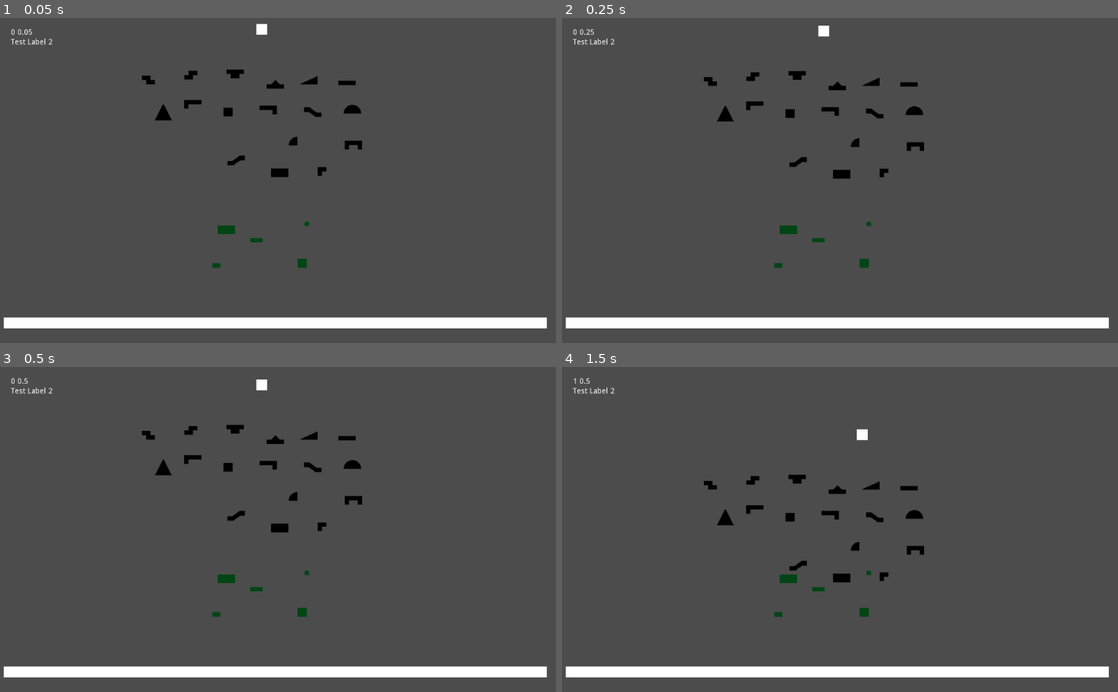
Above: before the commit, frames 1-4 (two rows, left to right).
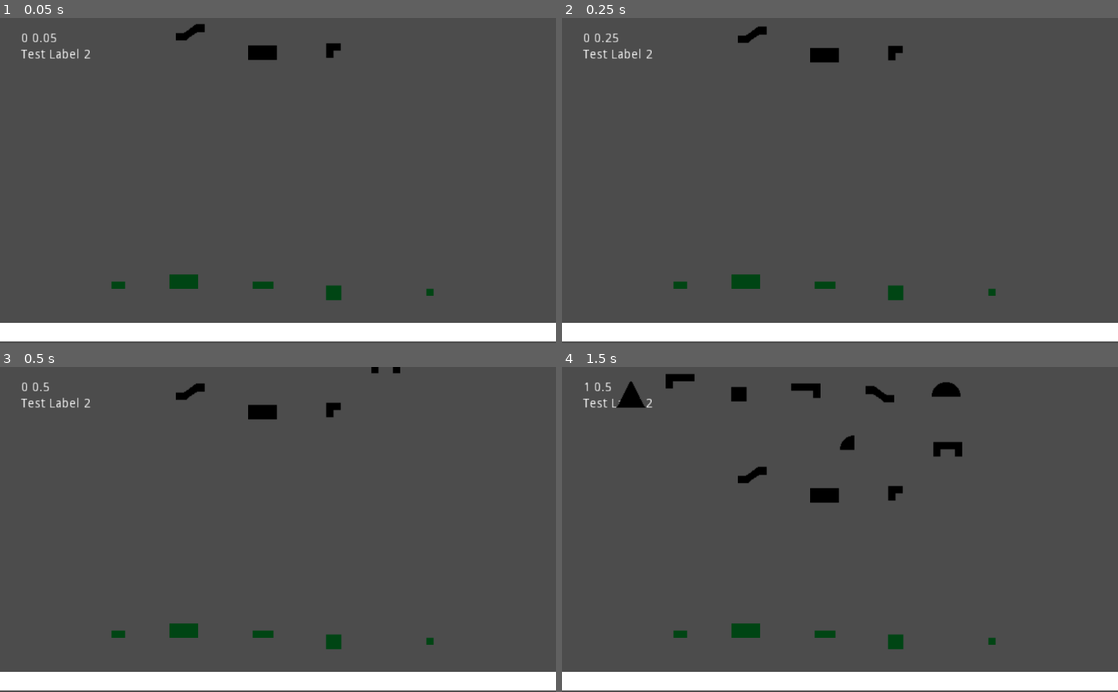
Above: after the commit, the same moments.

Repository: ajahar/FGJ_2020
Game: Godot game, scene res://Scenes/Antti.tscn
The game is run twice, just before and just after one commit, with the same random seed, the same clock (stepped at 60 frames per second) and the same inputs. This scene is started directly instead of the project's main scene.
Inputs:
- Up to frame 1 (0.05 s): no input
- Up to frame 2 (0.25 s): no input
- Up to frame 3 (0.5 s): no input
- Up to frame 4 (1.5 s): hold Right (ui_right) 0.53-1.28 s; hold Left (ui_left) from 1.28 s (still down)

The runs differ from the first frame. In frame 1, 8.3% of the frame differs, in the area x 0-100%, y 1-100%; in frame 2, 8.3%; in frame 3, 8.3%; in frame 4, 9.4%, in the area x 0-100%, y 2-100%.

Commit message:
Random junk

Diff:
--- a/Scenes/Antti.tscn
+++ b/Scenes/Antti.tscn
@@ -38,7 +38,7 @@
 margin_bottom = 72.0
 
 [node name="StaticBody2D" type="StaticBody2D" parent="."]
-position = Vector2( 507, 563 )
+position = Vector2( 272, 352 )
 
 [node name="CollisionShape2D" type="CollisionShape2D" parent="StaticBody2D"]
 shape = SubResource( 1 )
@@ -47,7 +47,7 @@
 mesh = SubResource( 2 )
 
 [node name="Blocks" type="Node2D" parent="."]
-position = Vector2( 451.807, 163.289 )
+position = Vector2( 224, -80 )
 
 [node name="Block_2_2" parent="Blocks" instance=ExtResource( 7 )]
 position = Vector2( -32.2404, 11.2715 )
@@ -101,21 +101,24 @@
 position = Vector2( -178.583, -48.9377 )
 
 [node name="Ground_1_1" parent="." instance=ExtResource( 23 )]
-position = Vector2( 565.087, 368.308 )
+position = Vector2( 472, 296 )
 
 [node name="Ground_1_2" parent="." instance=ExtResource( 20 )]
-position = Vector2( 399.108, 444.666 )
+position = Vector2( 128, 288 )
 
 [node name="Ground_1_3" parent="." instance=ExtResource( 21 )]
-position = Vector2( 472.956, 398.421 )
+position = Vector2( 288, 288 )
 
 [node name="Ground_2_2" parent="." instance=ExtResource( 22 )]
-position = Vector2( 556.125, 444.666 )
+position = Vector2( 365.017, 300.358 )
 
 [node name="Ground_2_3" parent="." instance=ExtResource( 24 )]
-position = Vector2( 417.032, 383.006 )
+position = Vector2( 200, 288 )
 
 [node name="ControllableBlock" parent="." instance=ExtResource( 1 )]
-position = Vector2( 481.882, 20.9658 )
-contacts_reported = 1
-contact_monitor = true
+position = Vector2( 240, -192 )
+
+[node name="Camera2D" type="Camera2D" parent="."]
+position = Vector2( 304, 184 )
+current = true
+zoom = Vector2( 0.6, 0.6 )
Not shown, added: Assets/sound/song.wav.import
